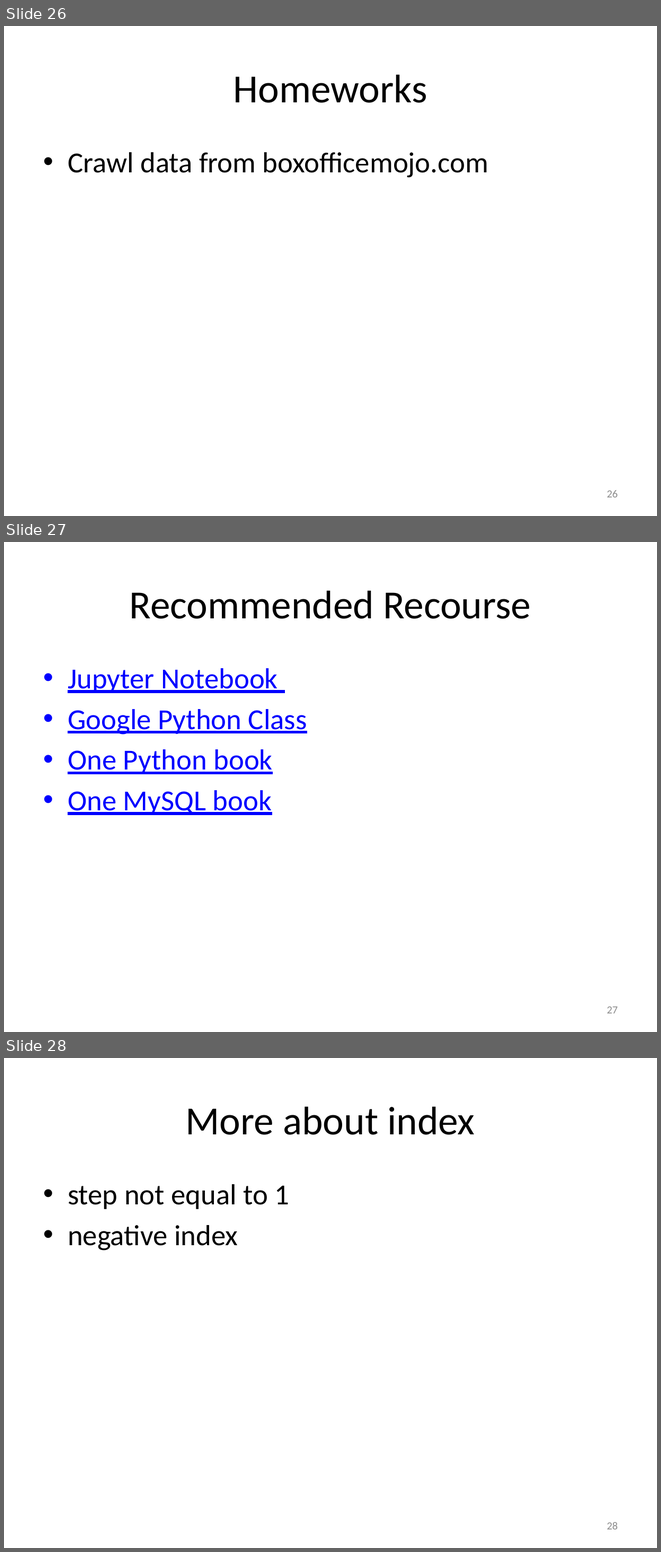
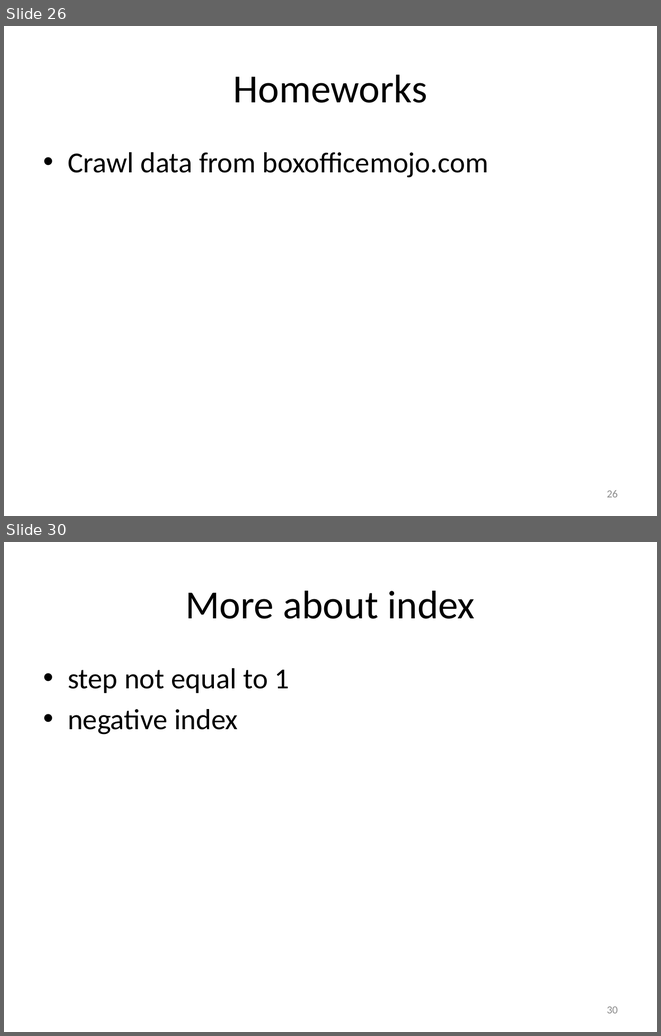
Before and after one commit to cniedotus/Python_scrape, a slide deck: Python Tutorial.pptx. Shown one above the other, each under a label of ours: slides 26, 27 and 28 before the commit, slides 26 and 30 after it; the slides between them are not shown. The pictures are 661x1552 and 661x1036 pixels, drawn with LibreOffice and Linux fonts; fonts in the diff are those of the drawing. Boxes give left, top, right and bottom in pixels: in the first picture for what was removed or moved away, otherwise in the second. Text is boxed around its words. In the diff, an @@ line names an element or a change of style, - is before the commit and + after.

```diff
--- a/Python Tutorial.pptx
+++ b/Python Tutorial.pptx
@@ slide 27 removed at bbox=[4, 542, 657, 1032], background #FFFFFF @@
@@ title removed at bbox=[130, 590, 531, 619] @@
-Recommended Recourse
@@ text removed at bbox=[68, 668, 307, 815] @@
-• Jupyter Notebook
-• Google Python Class
-• One Python book
-• One MySQL book
@@ page number removed at bbox=[607, 1006, 618, 1013] @@
-27
@@ what was slide 28 is now slide 30 @@
@@ page number at bbox=[607, 1006, 618, 1013]: text changed @@
-28
+30
```
Also in this commit, not shown: 3 slides changed, 3 slides added, 6 other files.
